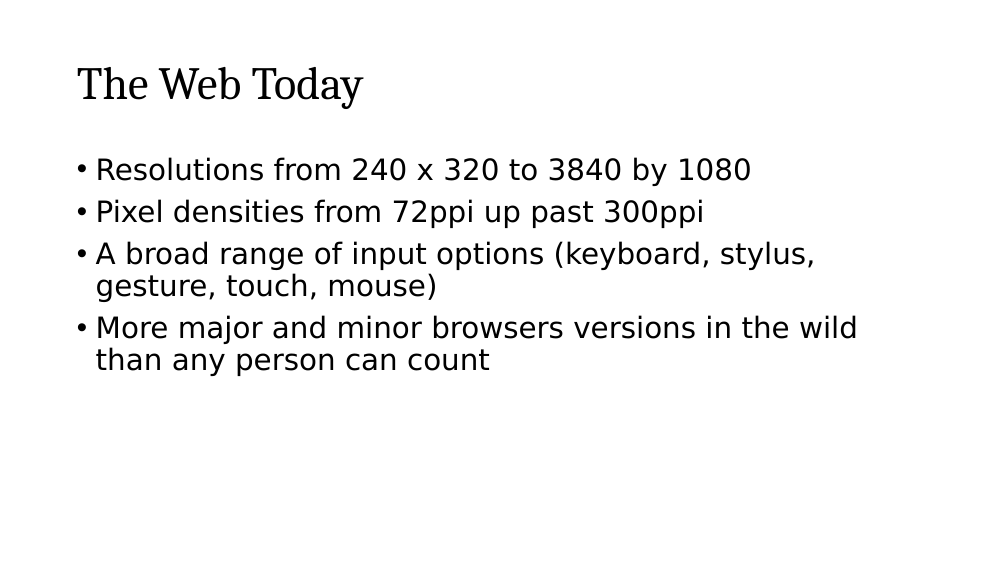
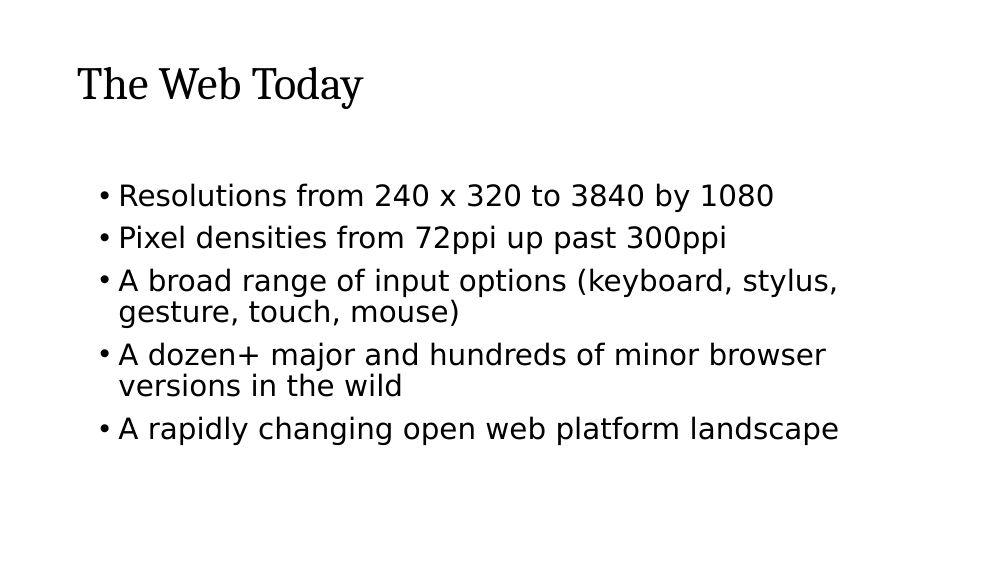
Before and after one commit to roblarsen/rob-larsen-presentations, a slide deck: slide 9 of wild-world-web.pptx (slide 6 before the commit). Drawn at 1008x567 pixels with LibreOffice and Linux fonts; fonts in the diff are those of the drawing; background and template pictures are left out. Boxes give left, top, right and bottom in pixels: in the first picture for what was removed or moved away, otherwise in the second. Text is boxed around its words. In the diff, an @@ line names an element or a change of style, - is before the commit and + after.

```diff
--- a/wild-world-web.pptx
+++ b/wild-world-web.pptx
@@ text at box(118, 342, 840, 445): text changed @@
-• More major and minor browsers versions in the wild than any person can count
+• A dozen+ major and hundreds of minor browser versions in the wild
+• A rapidly changing open web platform landscape
```
Also in this commit, not shown: 3 other slides changed, 4 slides added.
